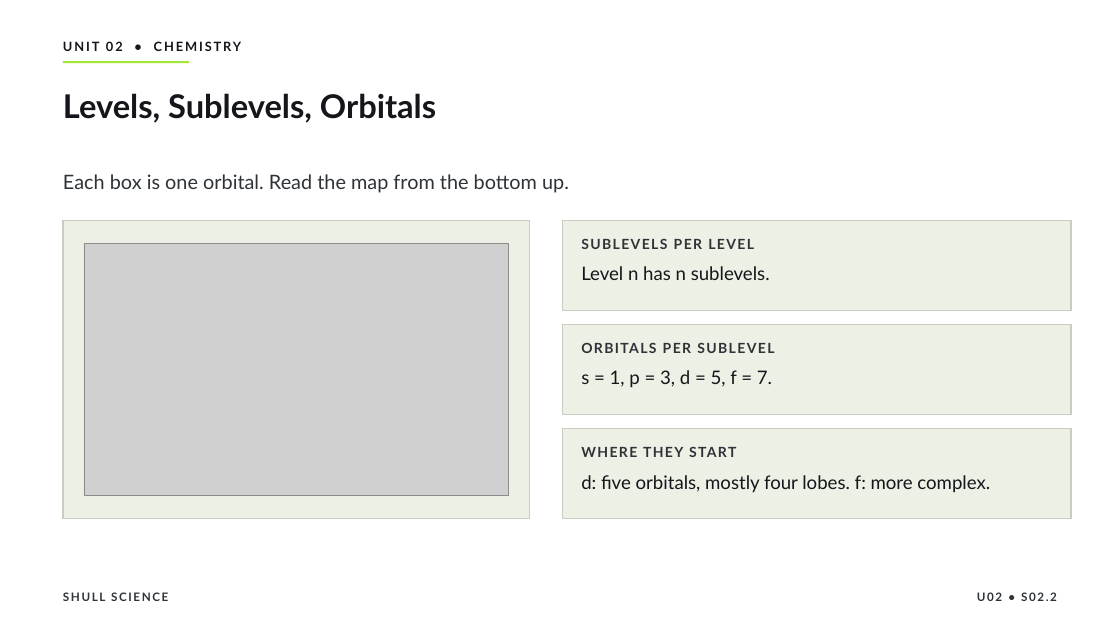
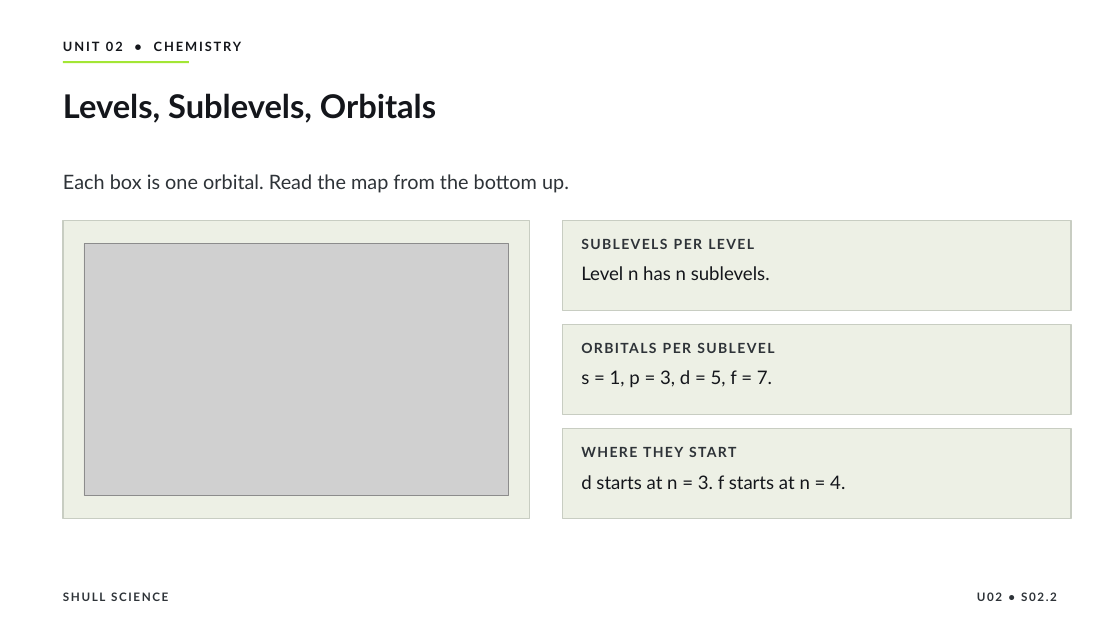
Before and after one commit to Hayabusa015/WorkWork, a slide deck: slide 8 of deliverables/chem-u02/SHULL_CHEM_Slides_U02_S02.2.pptx. Drawn at 1120x630 pixels with LibreOffice and Linux fonts; fonts in the diff are those of the drawing; grey boxes stand for pictures. Boxes give left, top, right and bottom in pixels: in the first picture for what was removed or moved away, otherwise in the second. Text is boxed around its words. In the diff, an @@ line names an element or a change of style, - is before the commit and + after.

```diff
--- a/deliverables/chem-u02/SHULL_CHEM_Slides_U02_S02.2.pptx
+++ b/deliverables/chem-u02/SHULL_CHEM_Slides_U02_S02.2.pptx
@@ text at (x1=581, y1=475, x2=845, y2=489): text changed @@
-d: five orbitals, mostly four lobes. f: more complex.
+d starts at n = 3. f starts at n = 4.
```
Also in this commit, not shown: 2 other slides changed, 4 other files.
